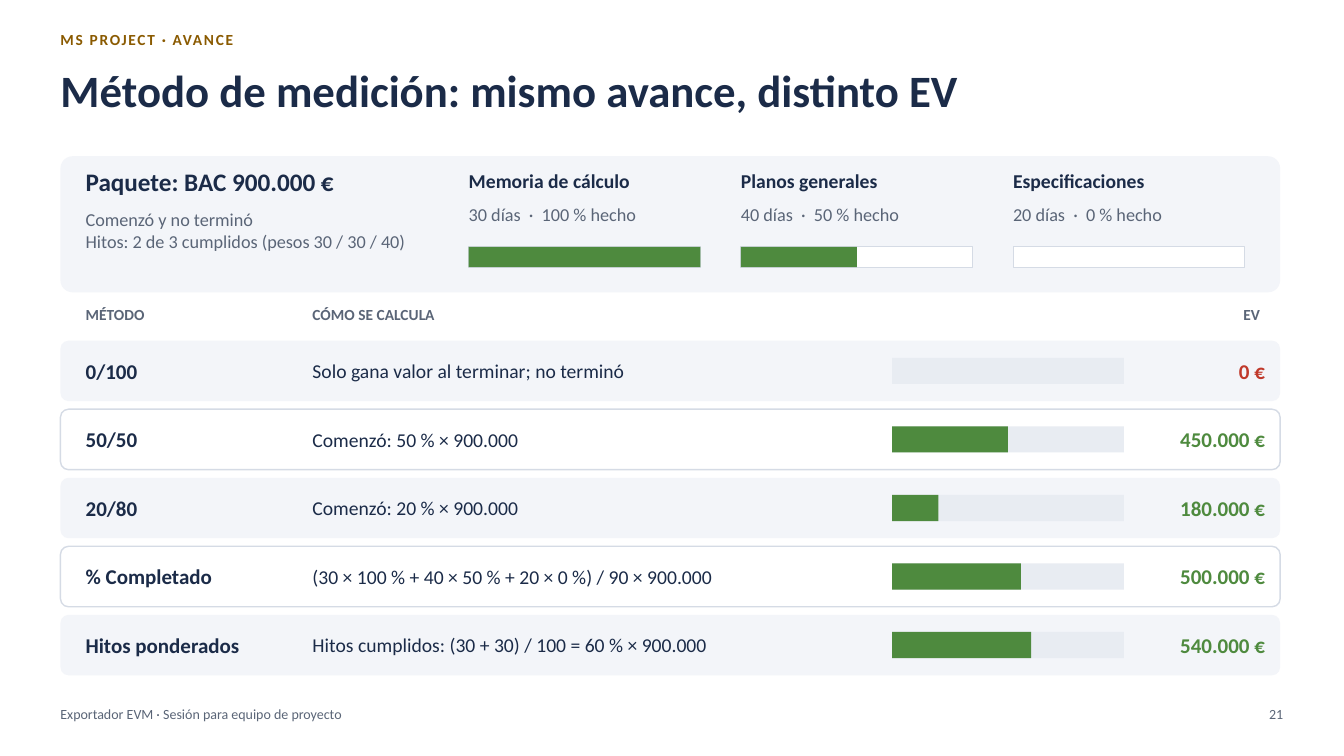
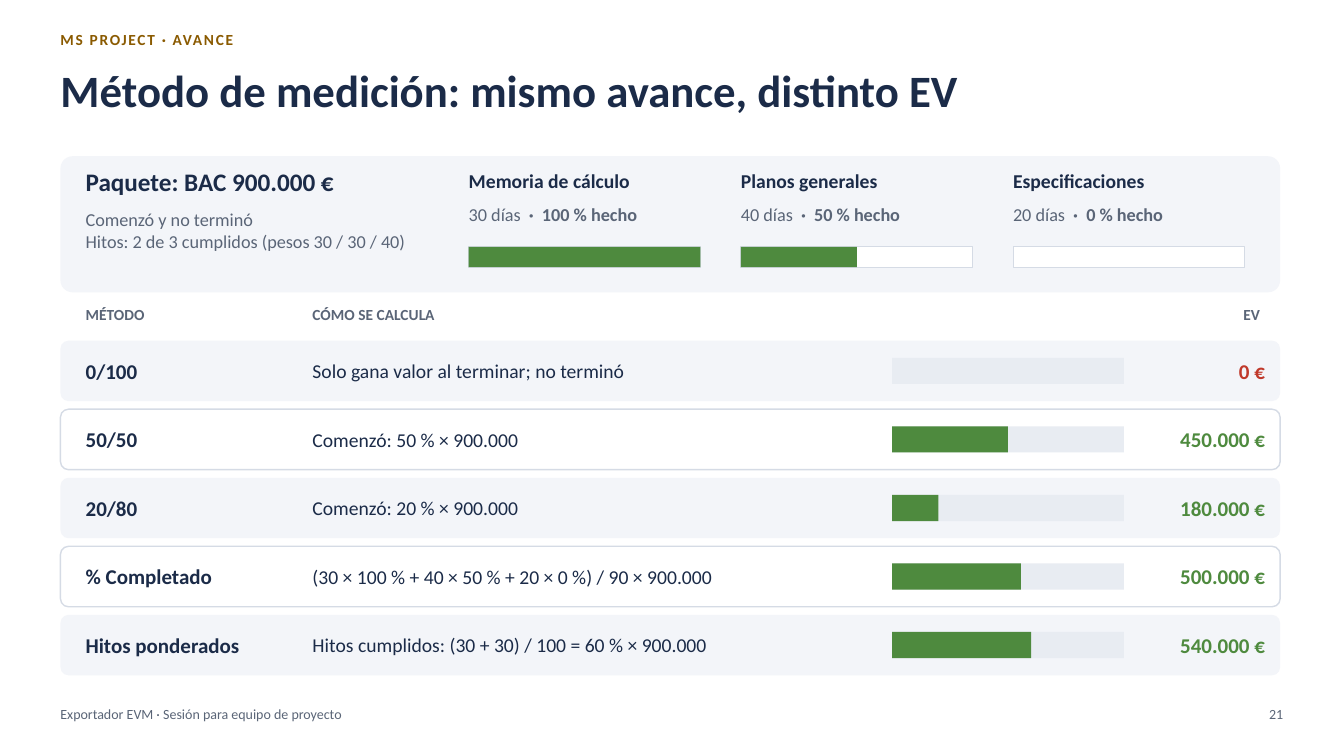
Before and after one commit to MarceloSalazar/evm-automation, a slide deck: slide 21 of docs/presentacion-jefes-de-proyecto.pptx. Drawn at 1344x756 pixels with LibreOffice and Linux fonts; fonts in the diff are those of the drawing. Boxes give left, top, right and bottom in pixels: in the first picture for what was removed or moved away, otherwise in the second. Text is boxed around its words. In the diff, an @@ line names an element or a change of style, - is before the commit and + after.

Commit message:
Presentación: textos que caben en cada diapositiva y ejemplos de multi-empresa generales
- Diapositiva 2: viñetas más cortas (la última quedaba tapada por el recuadro inferior).
- Diapositivas 14, 15, 21 y 28: se restaura el formato de las etiquetas en negrita.
- Diapositivas 13, 16, 25, 27 y 37: textos más cortos o con el formato original.
- PDF exportado de nuevo.
- Multi-empresa, modo porcentaje y README: ejemplos de dos empresas en términos generales.

```diff
--- a/docs/presentacion-jefes-de-proyecto.pptx
+++ b/docs/presentacion-jefes-de-proyecto.pptx
@@ text "30 días · 100 % ..." at box(469, 208, 637, 221): bold on in "· 100 % hecho" @@
@@ text "40 días · 50 % ..." at box(741, 208, 900, 221): bold on in "· 50 % hecho" @@
@@ text "20 días · 0 % ..." at box(1013, 208, 1163, 221): bold on in "· 0 % hecho" @@
```
Also in this commit, not shown: 9 other slides changed, 4 other files.
